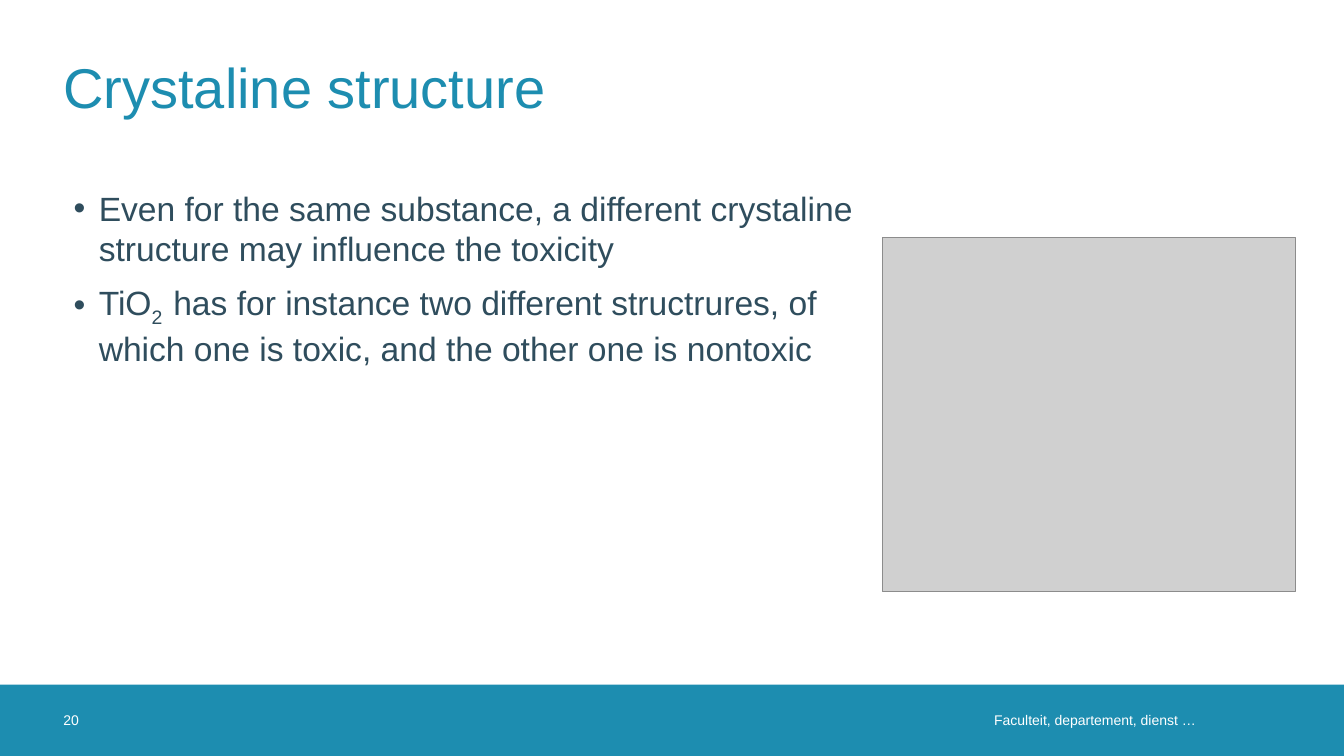
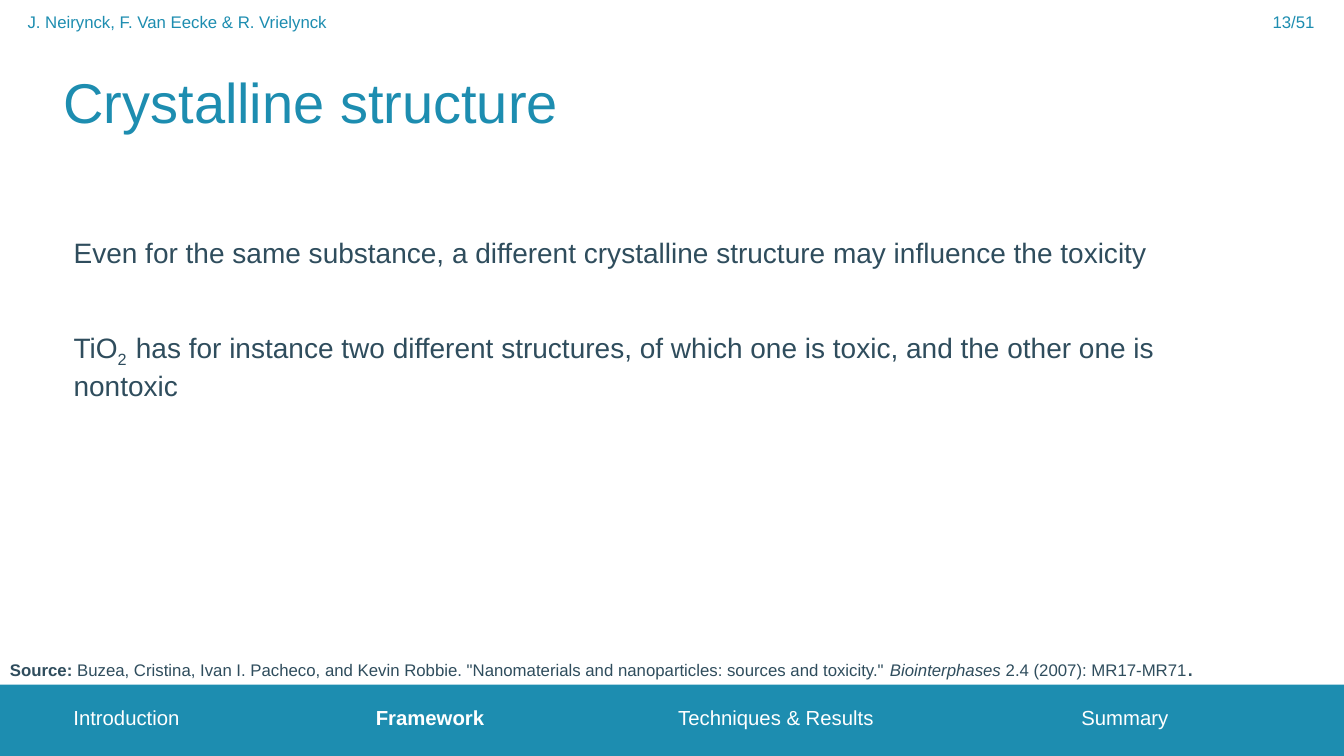
Before and after one commit to FrederikVanEecke/PresentationClusters, a slide deck: slide 13 of NanoparticleToxicity.pptx (slide 20 before the commit). Drawn at 1344x756 pixels with LibreOffice and Linux fonts; fonts in the diff are those of the drawing; grey boxes stand for pictures; background and template pictures are left out. Boxes give left, top, right and bottom in pixels: in the first picture for what was removed or moved away, otherwise in the second. Text is boxed around its words. In the diff, an @@ line names an element or a change of style, - is before the commit and + after.

```diff
--- a/NanoparticleToxicity.pptx
+++ b/NanoparticleToxicity.pptx
@@ text added at [28, 16, 326, 32], 12 pt, text #1D8DB0 @@
+J. Neirynck, F. Van Eecke & R. Vrielynck
@@ page number added at [1273, 16, 1315, 28], 12 pt, text #1D8DB0 @@
+13/51
@@ title at [64, 82, 558, 132]: text changed @@
-Crystaline structure
+Crystalline structure
@@ picture removed at [882, 237, 1296, 592] @@
@@ text at [74, 242, 1153, 397]: text changed; size 24 to 20 pt @@
-• Even for the same substance, a different crystaline structure may influence the toxicity
-• TiO2 has for instance two different structrures, of which one is toxic, and the other one is nontoxic
+Even for the same substance, a different crystalline structure may influence the toxicity
+TiO2 has for instance two different structures, of which one is toxic, and the other one is nontoxic
@@ text added at [10, 664, 1186, 680], 12 pt, text #2F4D5D @@
+Source: Buzea, Cristina, Ivan I. Pacheco, and Kevin Robbie. "Nanomaterials and nanoparticles: sources and toxicity." Biointerphases 2.4 (2007): MR17-MR71.
@@ page number removed at [63, 715, 79, 725] @@
-20
@@ text added at [73, 710, 1168, 730], 14.5 pt, text #FFFFFF @@
+Introduction Framework Techniques & Results Summary
@@ text removed at [994, 715, 1178, 728] @@
-Faculteit, departement, dienst …
```
Also in this commit, not shown: 21 other slides changed, 28 slides added, 2 slides removed.
